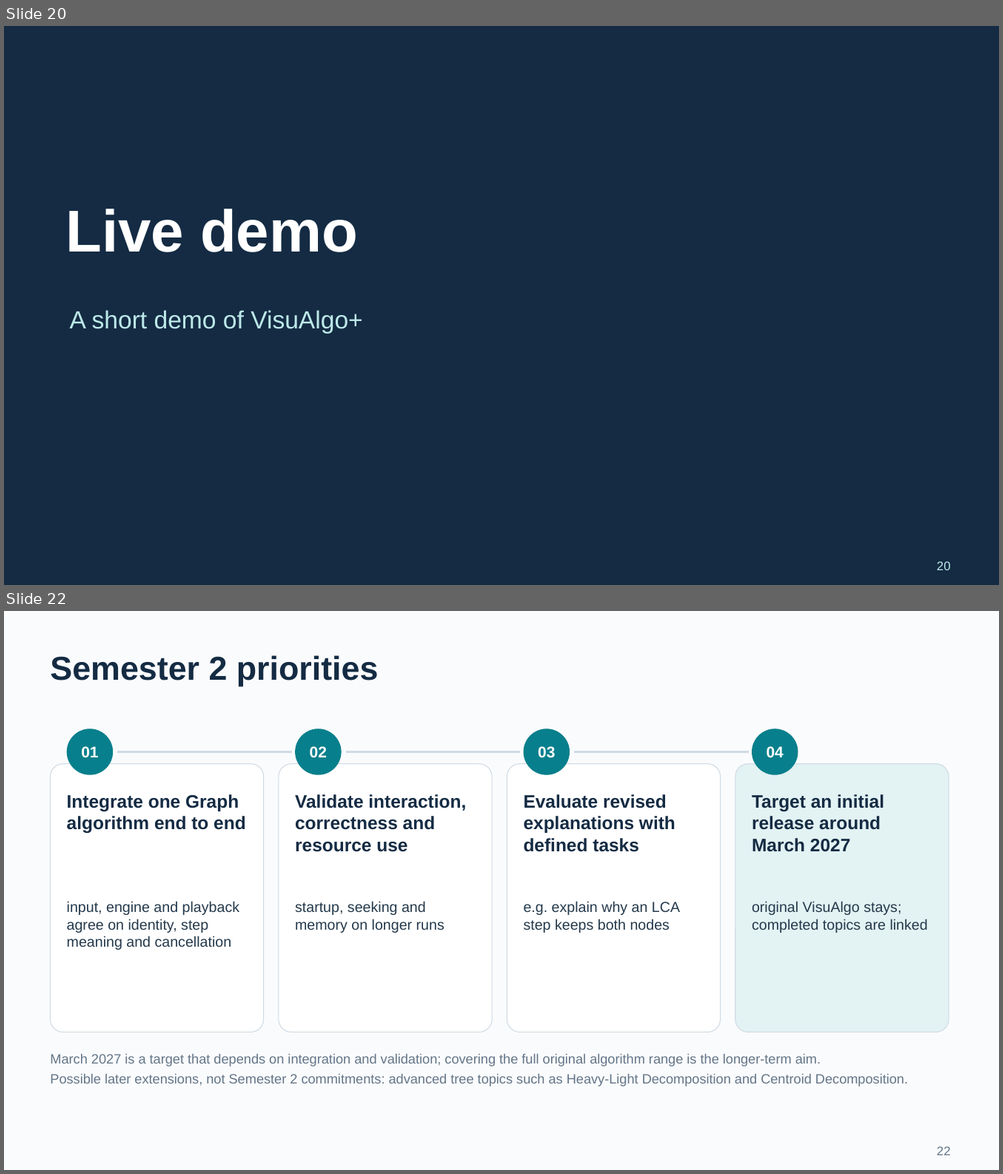
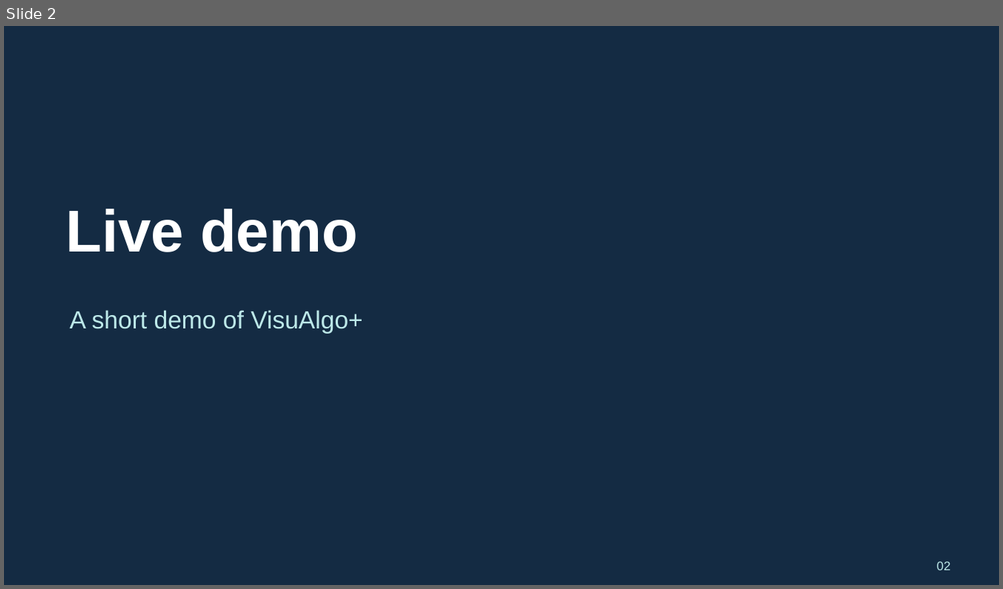
Before and after one commit to BJoozz/docsforfyp, a slide deck: presentation/VisuAlgo_CA_Presentation.pptx. Shown one above the other, each under a label of ours: slides 20 and 22 before the commit, slide 2 after it; the slides between them are not shown. The pictures are 1003x1174 and 1003x589 pixels, drawn with LibreOffice and Linux fonts; fonts in the diff are those of the drawing. Boxes give left, top, right and bottom in pixels: in the first picture for what was removed or moved away, otherwise in the second. Text is boxed around its words. In the diff, an @@ line names an element or a change of style, - is before the commit and + after.

```diff
--- a/presentation/VisuAlgo_CA_Presentation.pptx
+++ b/presentation/VisuAlgo_CA_Presentation.pptx
@@ slide 22 removed at (4, 611, 999, 1170), background #FAFBFD @@
@@ text removed at (50, 655, 378, 686) @@
-Semester 2 priorities
@@ ellipse removed at (67, 729, 113, 775) @@
-01
@@ ellipse removed at (295, 729, 341, 775) @@
-02
@@ ellipse removed at (523, 729, 569, 775) @@
-03
@@ ellipse removed at (751, 729, 798, 775) @@
-04
@@ rounded rectangle removed at (51, 764, 264, 1033) @@
@@ line removed from (117, 752) to (292, 752) @@
@@ rounded rectangle removed at (279, 764, 492, 1033) @@
@@ line removed from (346, 752) to (521, 752) @@
@@ rounded rectangle removed at (507, 764, 720, 1033) @@
@@ line removed from (574, 752) to (748, 752) @@
@@ rounded rectangle removed at (735, 764, 948, 1033) @@
@@ text removed at (67, 795, 246, 834) @@
-Integrate one Graph algorithm end to end
@@ text removed at (295, 795, 466, 852) @@
-Validate interaction, correctness and resource use
@@ text removed at (523, 795, 675, 852) @@
-Evaluate revised explanations with defined tasks
@@ text removed at (751, 795, 884, 852) @@
-Target an initial release around March 2027
@@ text removed at (67, 901, 239, 950) @@
-input, engine and playback agree on identity, step meaning and cancellation
@@ text removed at (295, 901, 444, 933) @@
-startup, seeking and memory on longer runs
@@ text removed at (523, 901, 680, 933) @@
-e.g. explain why an LCA step keeps both nodes
@@ text removed at (751, 901, 928, 933) @@
-original VisuAlgo stays; completed topics are linked
@@ text removed at (50, 1054, 908, 1087) @@
-March 2027 is a target that depends on integration and validation; covering the full original algorithm range is the longer-term aim.
-Possible later extensions, not Semester 2 commitments: advanced tree topics such as Heavy-Light Decomposition and Centroid Decomposition.
@@ text removed at (936, 1147, 950, 1156) @@
-22
@@ what was slide 20 is now slide 2 @@
@@ slide 2 changed as well @@
@@ text at (936, 562, 950, 571): text changed @@
-20
+02
```
Also in this commit, not shown: 16 other slides changed, 6 slides added, 4 other slides removed, 18 other files.
